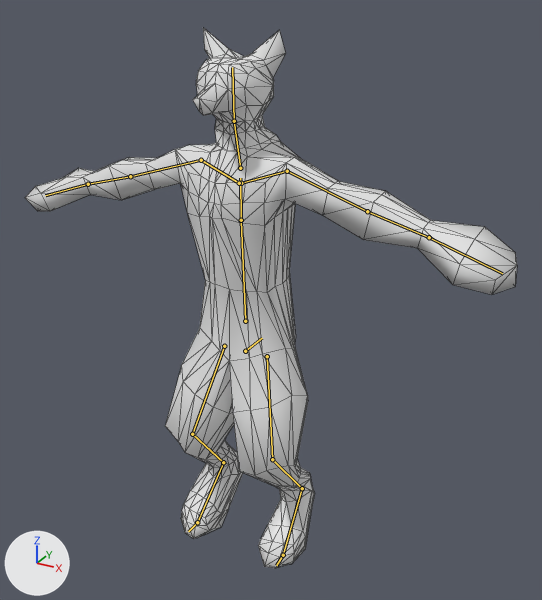
Renders of the Blender file snake_run_2/level_data/source_fox.blend from each side of a commit.
One viewpoint serves both versions: a 50 mm camera at (1.37, -2.29, 2.31) aimed at (0.14, -0.05, 1.19). Arrows for +X, +Y and +Z are at lower left; the lights stay in place. The picture after the commit comes second. The bones that bend it are drawn over the model as lines. Mesh edges are drawn as thin lines.
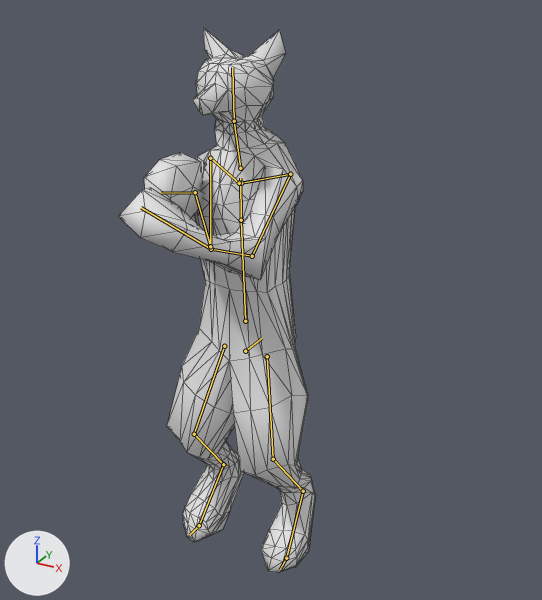
The newer file adds an action. The first version stands in its rest pose; the second is drawn at frame 4 of the action 'shoot_gun'.

Pixel boxes [x1, y1, x2, y2] of what changed, in the pictures (542 x 600 px):
'Cube.001', posed (60% narrower): before [25, 28, 517, 568]; after [119, 28, 316, 572]
bone 'shoulder_l', root to tip: before (241, 183) to (287, 171); after (241, 183) to (290, 174)
bone 'arm_l', root to tip: before (287, 171) to (367, 211); after (290, 174) to (252, 256)
bone 'elbow_l', root to tip: before (367, 211) to (429, 237); after (252, 256) to (211, 249)
bone 'hang_l', root to tip: before (429, 237) to (502, 273); after (211, 249) to (141, 207)
bone 'shoulder_r', root to tip: before (239, 183) to (201, 160); after (239, 183) to (210, 158)
bone 'arm_r', root to tip: before (201, 160) to (130, 176); after (210, 158) to (210, 246)
bone 'elbow_r', root to tip: before (130, 176) to (88, 184); after (210, 246) to (195, 192)
bone 'hang_r', root to tip: before (88, 184) to (45, 195); after (195, 192) to (161, 193)

What the commit changed:
Bone 'shoulder_l' (bone_shoulder_l) turns from (0, 0, 0) to (-5, 4, 10) degrees about its own x, y and z.
Bone 'arm_l' (bone_arm_l) turns from (0, 0, 0) to (-48, 8, -88) degrees about its own x, y and z.
Bone 'elbow_l' (bone_elbow_l) turns from (0, 0, 0) to (63, 25, -11) degrees about its own x, y and z.
Bone 'hang_l' (bone_hang_l) turns from (0, 0, 0) to (16, -26, -50) degrees about its own x, y and z.
Bone 'shoulder_r' (bone_shoulder_r) turns from (0, 0, 0) to (2, -5, -15) degrees about its own x, y and z.
Bone 'arm_r' (bone_arm_r) turns from (0, 0, 0) to (-73, 4, 73) degrees about its own x, y and z.
Bone 'elbow_r' (bone_elbow_r) turns from (0, 0, 0) to (151, -24, -10) degrees about its own x, y and z.
Bone 'hang_r' (bone_hang_r) turns from (0, 0, 0) to (-69, -29, 86) degrees about its own x, y and z.
Bone 'left_heed_ik_l' (bone_left_heed_ik_l) moves from (0.0, 0.0, 0.0) to (0.009, 0.015, -0.024).
Bone 'left_heed_ik_r' (bone_left_heed_ik_r) moves from (0.0, 0.0, 0.0) to (0.0, 0.011, -0.022).
Bone 'left_heed_ik_r' (bone_left_heed_ik_r) turns from (0, 0, 0) to (5, 0, 0) degrees about its own x, y and z.
